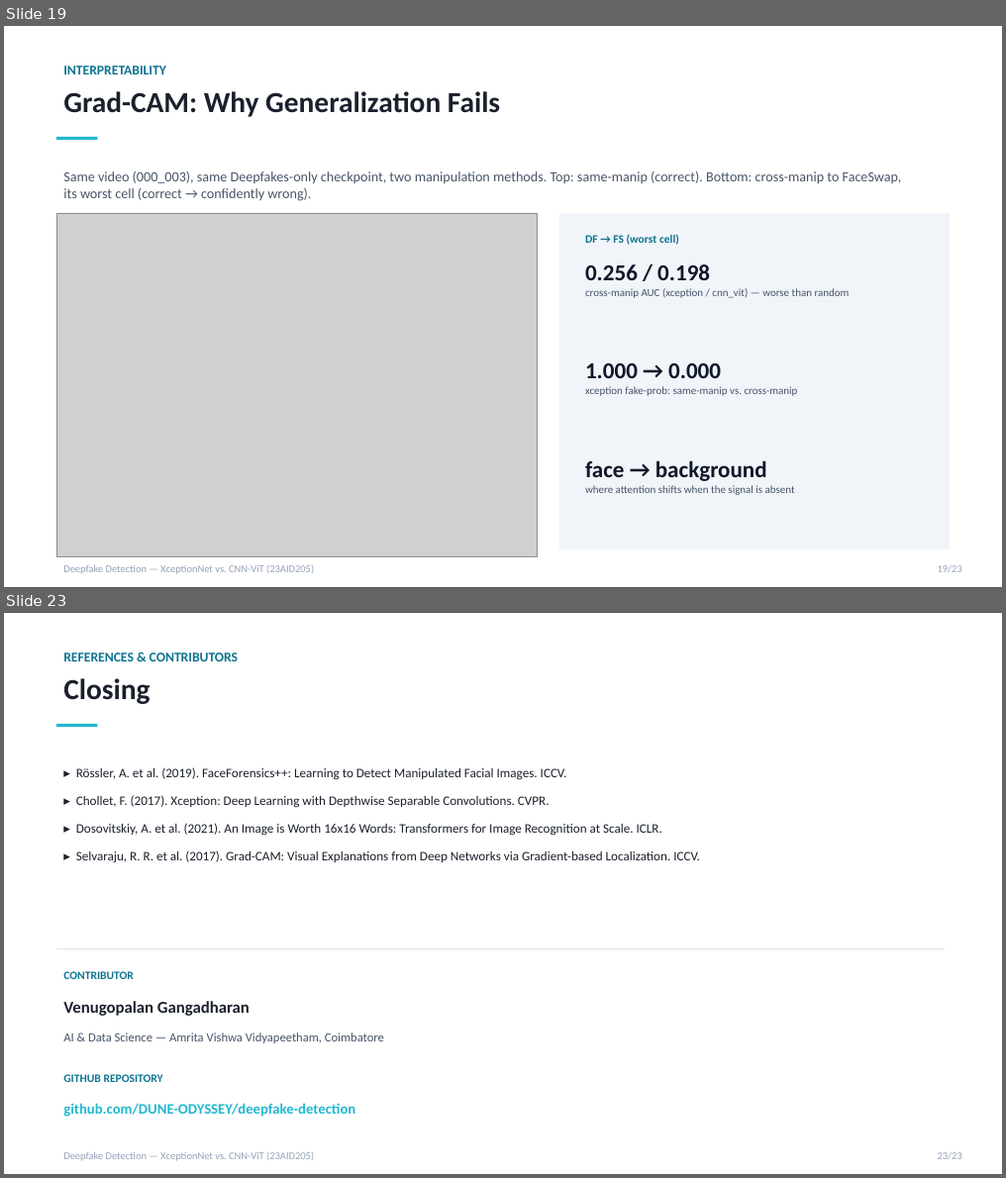
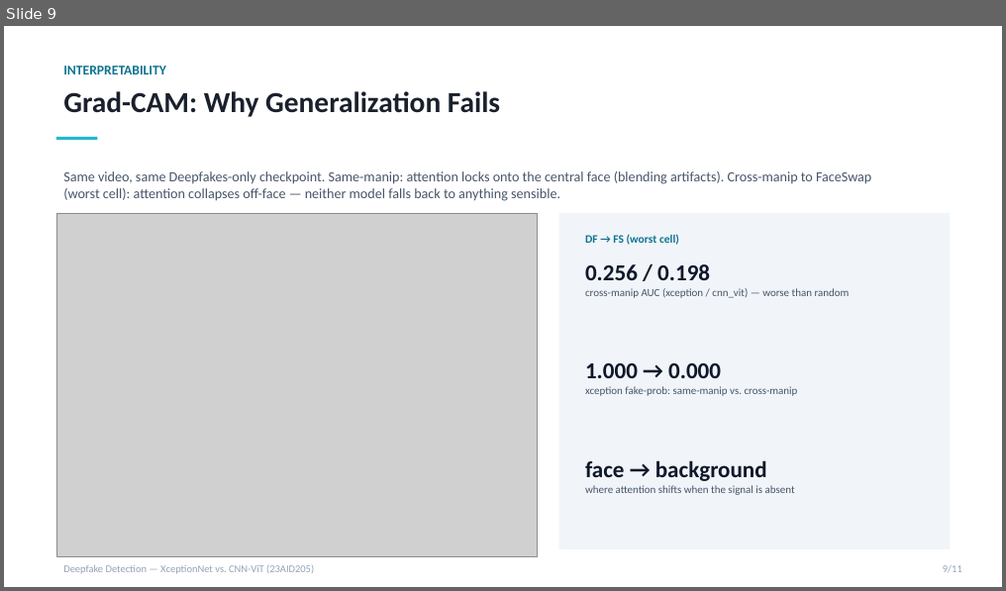
Before and after one commit to DUNE-ODYSSEY/deepfake-detection, a slide deck: docs/mid_review_update.pptx. Shown one above the other, each under a label of ours: slides 19 and 23 before the commit, slide 9 after it; the slides between them are not shown. The pictures are 1006x1178 and 1006x591 pixels, drawn with LibreOffice and Linux fonts; fonts in the diff are those of the drawing; grey boxes stand for pictures. Boxes give left, top, right and bottom in pixels: in the first picture for what was removed or moved away, otherwise in the second. Text is boxed around its words. In the diff, an @@ line names an element or a change of style, - is before the commit and + after.

```diff
--- a/docs/mid_review_update.pptx
+++ b/docs/mid_review_update.pptx
@@ slide 23 removed at <box>4,613,1002,1174</box>, background #FFFFFF @@
@@ text removed at <box>63,653,238,662</box> @@
-REFERENCES & CONTRIBUTORS
@@ text removed at <box>63,678,150,704</box> @@
-Closing
@@ rectangle removed at <box>56,724,98,727</box> @@
@@ text removed at <box>76,767,700,863</box> @@
-▸ Rössler, A. et al. (2019). FaceForensics++: Learning to Detect Manipulated Facial Images. ICCV.
-▸ Chollet, F. (2017). Xception: Deep Learning with Depthwise Separable Convolutions. CVPR.
-▸ Dosovitskiy, A. et al. (2021). An Image is Worth 16x16 Words: Transformers for Image Recognition at Scale. ICLR.
-▸ Selvaraju, R. R. et al. (2017). Grad-CAM: Visual Explanations from Deep Networks via Gradient-based Localization. ICCV.
@@ rectangle removed at <box>56,949,945,950</box> @@
@@ text removed at <box>63,971,134,979</box> @@
-CONTRIBUTOR
@@ text removed at <box>63,1001,250,1016</box> @@
-Venugopalan Gangadharan
@@ text removed at <box>63,1033,384,1044</box> @@
-AI & Data Science — Amrita Vishwa Vidyapeetham, Coimbatore
@@ text removed at <box>63,1074,163,1082</box> @@
-GITHUB REPOSITORY
@@ text removed at <box>63,1103,355,1117</box> @@
-github.com/DUNE-ODYSSEY/deepfake-detection
@@ text removed at <box>63,1153,314,1161</box> @@
-Deepfake Detection — XceptionNet vs. CNN-ViT (23AID205)
@@ text removed at <box>938,1153,962,1159</box> @@
-23/23
@@ what was slide 19 is now slide 9 @@
@@ slide 9 changed as well @@
@@ text at <box>63,172,871,201</box>: text changed @@
-Same video (000_003), same Deepfakes-only checkpoint, two manipulation methods. Top: same-manip (correct). Bottom: cross-manip to FaceSwap, its worst cell (correct → confidently wrong).
+Same video, same Deepfakes-only checkpoint. Same-manip: attention locks onto the central face (blending artifacts). Cross-manip to FaceSwap (worst cell): attention collapses off-face — neither model falls back to anything sensible.
@@ text at <box>943,566,962,572</box>: text changed @@
-19/23
+9/11
```
Also in this commit, not shown: 8 other slides changed, 1 slide added, 12 other slides removed, 1 other file.
